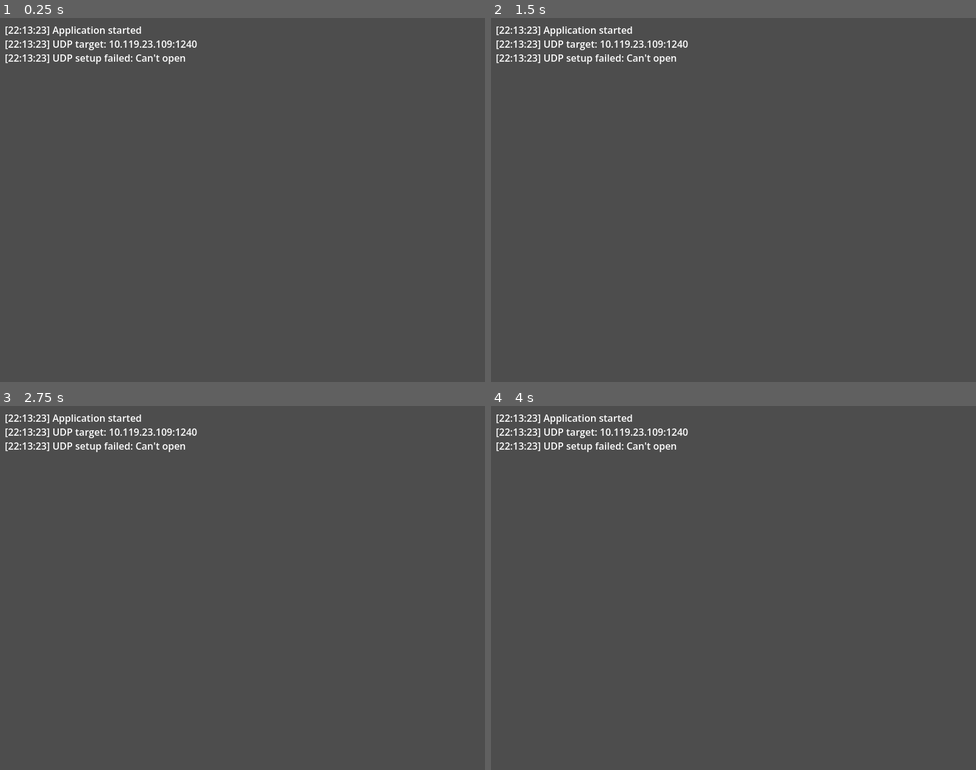
Above: before the commit, frames 1-4 (two rows, left to right).
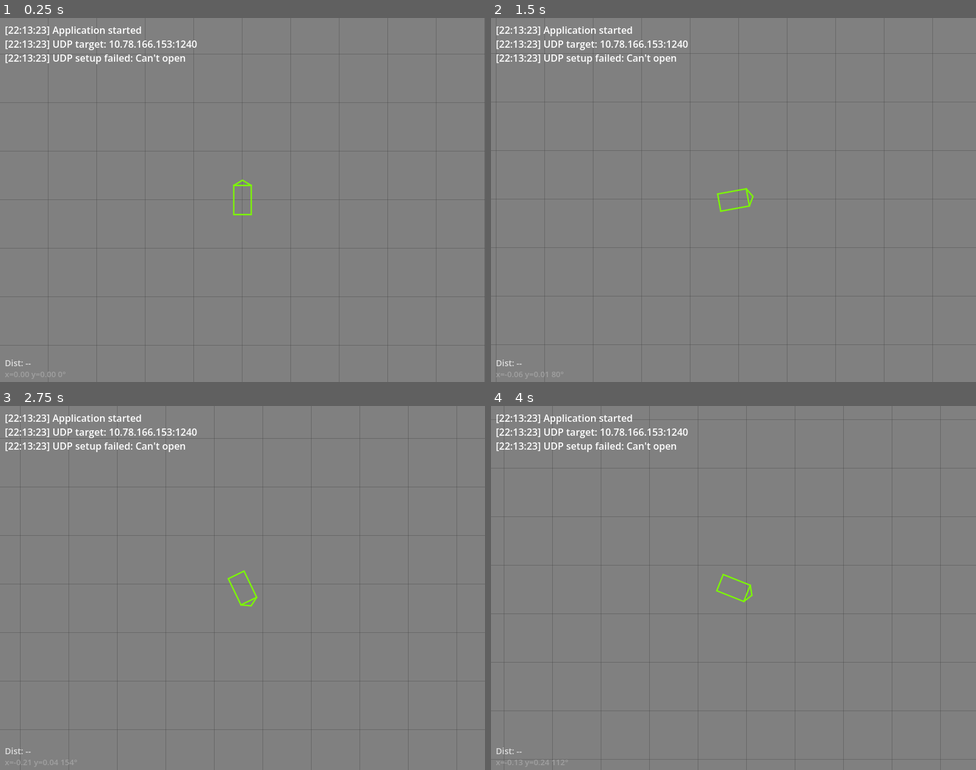
Above: after the commit, the same moments.

Repository: poyu0692/robot
Game: Godot game, scene res://src/main.tscn
Same seed, same stepped clock (60 frames per second), same inputs: the game is played once before the commit and once after it.
Inputs:
- Up to frame 1 (0.25 s): no input
- Up to frame 2 (1.5 s): tap Enter at 0.5 s; hold Right (move_right) 0.53-1.28 s; hold Down (move_down) from 1.28 s (still down)
- Up to frame 3 (2.75 s): release Down (move_down) at 2.03 s; hold Right (move_right) from 2.03 s (still down)
- Up to frame 4 (4 s): release Right (move_right) at 2.78 s; hold Up (move_up) 2.78-3.53 s; hold Left (move_left) from 3.53 s (still down)

The runs differ from the first frame. In frame 1, 99% of the frame differs, in the area x 0-100%, y 0-100%; in frame 2, 99%; in frame 3, 99%; in frame 4, 99%.
Error before the commit: Parse Error: Identifier "SONAR_MAX_RANGE" not declared in the current scope. (res://src/domain/occupancy_map.gd:35)

Commit message:
last version

Diff:
--- a/robot_controller/src/app/robot_frame.gd
+++ b/robot_controller/src/app/robot_frame.gd
@@ -5,6 +5,7 @@
 var robot_position: Vector2
 var heading: float
 var distance: float
+var replaces_previous_view: bool
 
 
 func _init(
@@ -13,9 +14,11 @@
 	position: Vector2,
 	robot_heading: float,
 	measured_distance: float,
+	replace_previous_view := false,
 ) -> void:
 	map = occupancy_map
 	changed_cells = map_changed_cells
 	robot_position = position
 	heading = robot_heading
 	distance = measured_distance
+	replaces_previous_view = replace_previous_view
--- a/robot_controller/src/app/robot_session.gd
+++ b/robot_controller/src/app/robot_session.gd
@@ -47,8 +47,12 @@
 	_pose.update(direction, delta)
 	var distance: Variant = _update_backend(direction, delta)
 	var changed_cells: Array[Vector2i] = []
+	var replaces_previous_view := distance != null
 	if distance != null:
 		_last_distance = float(distance)
+		# A received measurement replaces the prior sensor view.  Between
+		# measurements, keep the last view while the pose continues to move.
+		_map.clear()
 		changed_cells = _map.integrate(_last_distance, _pose.robot_position, _pose.heading)
 	return RobotFrame.new(
 		_map,
@@ -56,6 +60,7 @@
 		_pose.robot_position,
 		_pose.heading,
 		_last_distance,
+		replaces_previous_view,
 	)
 
 
--- a/robot_controller/src/domain/occupancy_map.gd
+++ b/robot_controller/src/domain/occupancy_map.gd
@@ -1,12 +1,18 @@
 class_name OccupancyMap extends RefCounted
 
 # マップ1セルの一辺の長さ [m]。
-const CELL_SIZE := 0.05
+const CELL_SIZE := 0.025
 # マップの横方向のセル数 [セル]。
-const WIDTH := 480
+const WIDTH := 960
 # マップの縦方向のセル数 [セル]。
-const HEIGHT := 480
+const HEIGHT := 960
+# 超音波センサで壁として扱う最大測距距離 [m]。
+const SONAR_MAX_RANGE := 4.0
+# 超音波センサの視野の半角 [rad]。正面の左右にこの角度まで測距する。
+const SONAR_HALF_FOV := deg_to_rad(3.0)
+# 壁として占有を書き込む視野の半角 [rad]。現在はSONAR_HALF_FOVより広いため、全測距線が対象になる。
 const OCCUPIED_HALF_FOV := deg_to_rad(3.0)
+# 検出距離の手前側を壁として塗る帯の太さ [m]。
 const OCCUPIED_BAND := 0.08
 # 壁を観測したときにセルへ足す占有の確信度（対数オッズ）。
 const OCCUPIED_UPDATE := 2.0
@@ -25,6 +31,10 @@
 
 func _init() -> void:
 	_values.resize(WIDTH * HEIGHT)
+
+
+func clear() -> void:
+	_values.fill(0.0)
 
 
 func integrate(distance: float, robot_position: Vector2, heading: float) -> Array[Vector2i]:
--- a/robot_controller/src/domain/pose_estimator.gd
+++ b/robot_controller/src/domain/pose_estimator.gd
@@ -3,7 +3,7 @@
 # Measured at full forward input: 6 m in 21.23 s.
 const MAX_SPEED := 6.0 / 21.23
 # Measured at full turn input: 10 rotations in 31.85 s.
-const MAX_TURN_RATE := (20.0 * PI) / 31.85
+const MAX_TURN_RATE := (20.0 * PI) / 33.85
 
 var robot_position := Vector2.ZERO
 var heading := 0.0
--- a/robot_controller/src/main.gd
+++ b/robot_controller/src/main.gd
@@ -1,6 +1,6 @@
 class_name Main extends Node
 
-const DEFAULT_ROBOT_IP := "10.119.23.109"
+const DEFAULT_ROBOT_IP := "10.78.166.153"
 const DEFAULT_ROBOT_PORT := 1240
 const MAX_LOG_LINES := 200
 
--- a/robot_controller/src/ui/robot_view.gd
+++ b/robot_controller/src/ui/robot_view.gd
@@ -26,13 +26,15 @@
 	_robot_position = frame.robot_position
 	_heading = frame.heading
 	_last_distance = frame.distance
-	_update_map_texture(frame.changed_cells)
+	_update_map_texture(frame.changed_cells, frame.replaces_previous_view)
 	queue_redraw()
 
 
-func _update_map_texture(changed_cells: Array[Vector2i]) -> void:
-	if changed_cells.is_empty():
+func _update_map_texture(changed_cells: Array[Vector2i], replaces_previous_view: bool) -> void:
+	if changed_cells.is_empty() and not replaces_previous_view:
 		return
+	if replaces_previous_view:
+		_map_image.fill(Color8(128, 128, 128))
 	for cell in changed_cells:
 		var shade := _map.shade_at(cell)
 		_map_image.set_pixel(cell.x, cell.y, Color8(shade, shade, shade))
Not shown, added: robot_controller/src/domain/sonar_spec.gd.uid
Not shown, removed: py_robot_controller/.gitignore
Not shown, removed: py_robot_controller/README.md
Not shown, removed: py_robot_controller/app.py
Not shown, removed: py_robot_controller/requirements.txt
Not shown, changed: robot_plant/const.h
Not shown, changed: robot_plant/robot_plant.ino
